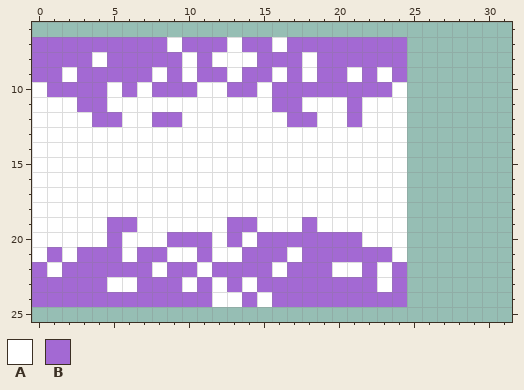
Two states of a pixel-art sprite, textures/purpleSmokeRight.png. The picture above is the old version.
The file is 32x32 pixels. Shown: x 0..31, y 6..25.
Palette (. is transparent): A #ffffff  B #a369d3
Pixels before, first column x 0:
 7 BBBBBBBBBABBBABBABBBBBBBB
 8 BBBBABBBBBABAAABBBABBBBBB
 9 BBABBBBBABABBABBABABBABAB
10 ABBBBABABBBAABBABBBBBBBBA
11 AAABBAAAAAAAAAAABBAAABAAA
12 AAAABBAABBAAAAAAABBAABAAA
13 AAAAAAAAAAAAAAAAAAAAAAAAA
14 AAAAAAAAAAAAAAAAAAAAAAAAA
15 AAAAAAAAAAAAAAAAAAAAAAAAA
16 AAAAAAAAAAAAAAAAAAAAAAAAA
17 AAAAAAAAAAAAAAAAAAAAAAAAA
18 AAAAAAAAAAAAAAAAAAAAAAAAA
19 AAAAABBAAAAAABBAAABAAAAAA
20 AAAAABAAABBBABABBBBBBBAAA
21 ABABBBABBAABAABBBABBBBBBA
22 BABBBBBBABBABBBBABBBAABAB
23 BBBBBAABBBABABABBBBBBBBAB
24 BBBBBBBBBBBBAABABBBBBBBBB
Now the later version:
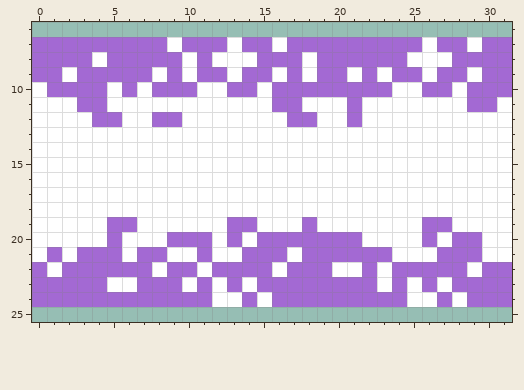
From old to new:
The edit adds colour A in row 7 at x 26 and 29; in row 8 at x 25 to 27; in row 9 at x 26 and 29; in row 10 at x 25 and 28; in row 11 at x 25 to 28 and 31; in rows 12 to 18 at x 25 to 31.
The edit adds colour A in row 19 at x 25 and 28 to 31; in row 20 at x 25, 27 and 30 to 31; in row 21 at x 25 to 26 and 30 to 31; in row 22 at x 29; in row 23 at x 25 and 27; in row 24 at x 25 to 26 and 28.
The edit adds colour B in row 7 at x 25, 27 to 28 and 30 to 31; in row 8 at x 28 to 31; in row 9 at x 25, 27 to 28 and 30 to 31; in row 10 at x 26 to 27 and 29 to 31; in row 11 at x 29 to 30; in row 19 at x 26 to 27.
The edit adds colour B in row 20 at x 26 and 28 to 29; in row 21 at x 27 to 29; in row 22 at x 25 to 28 and 30 to 31; in row 23 at x 26 and 28 to 31; in row 24 at x 27 and 29 to 31.
